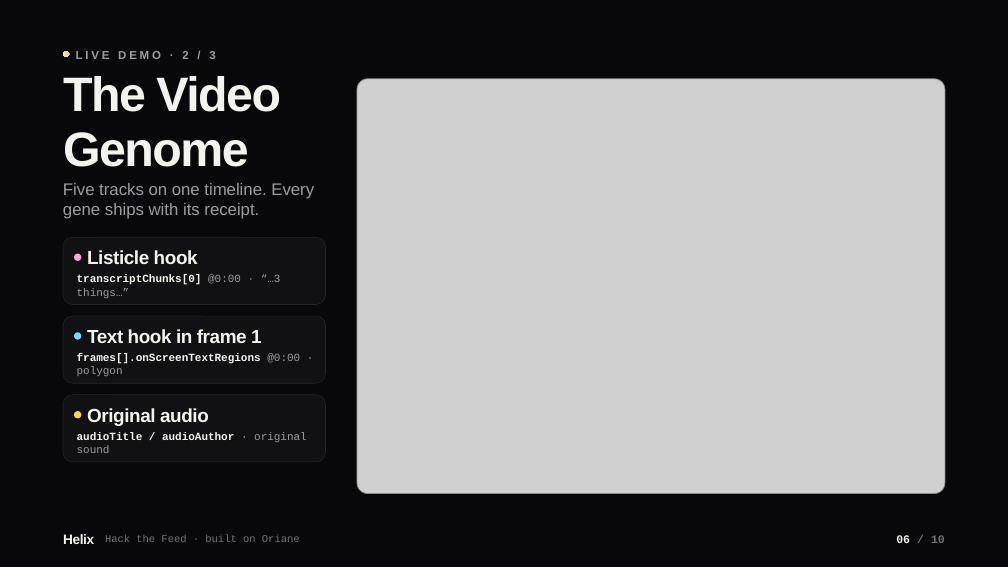
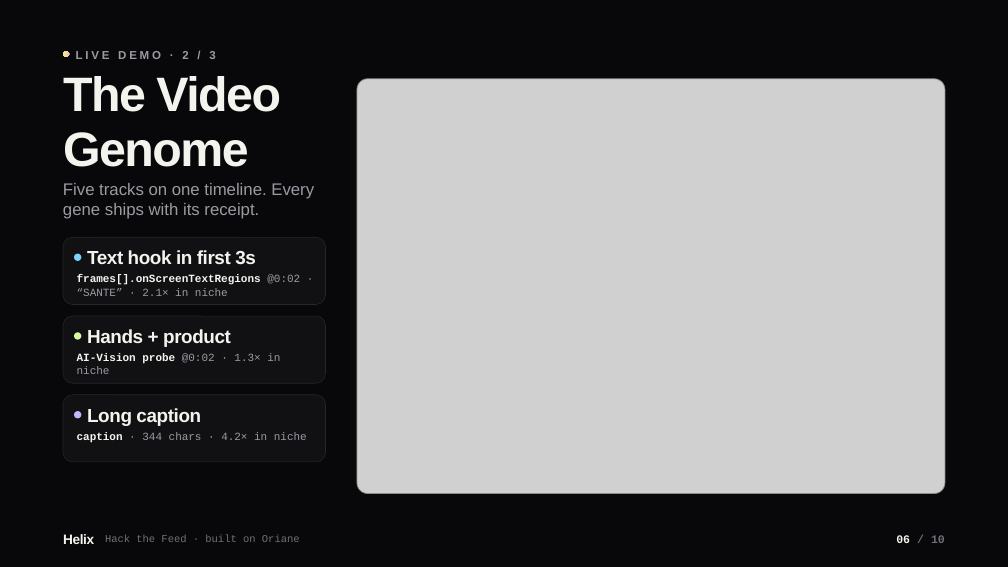
Before and after one commit to vnmoorthy/helix, a slide deck: slide 6 of deck/helix-deck.pptx. Drawn at 1008x567 pixels with LibreOffice and Linux fonts; fonts in the diff are those of the drawing; grey boxes stand for pictures; background and template pictures are left out. Boxes give left, top, right and bottom in pixels: in the first picture for what was removed or moved away, otherwise in the second. Text is boxed around its words. In the diff, an @@ line names an element or a change of style, - is before the commit and + after.

```diff
--- a/deck/helix-deck.pptx
+++ b/deck/helix-deck.pptx
@@ ellipse at box(74, 253, 82, 261): fill #F9A8D4 to #7DD3FC @@
@@ text at box(87, 250, 256, 265): text changed @@
-Listicle hook
+Text hook in first 3s
@@ text at box(77, 275, 300, 296): text changed @@
-transcriptChunks[0] @0:00 · “…3 things…”
+frames[].onScreenTextRegions @0:02 · “SANTE” · 2.1× in niche
@@ text at box(87, 329, 231, 347): text changed @@
-Text hook in frame 1
+Hands + product
@@ ellipse at box(74, 333, 82, 340): fill #7DD3FC to #D9F99D @@
@@ text at box(77, 354, 280, 374): text changed; text colour #F4F4EF to #9A9AA3; bold off @@
-frames[].onScreenTextRegions @0:00 · polygon
+AI-Vision probe @0:02 · 1.3× in niche
@@ ellipse at box(74, 411, 82, 419): fill #FCD34D to #C4B5FD @@
@@ text at box(87, 408, 201, 426): text changed @@
-Original audio
+Long caption
@@ text at box(77, 432, 307, 443): text changed; text colour #F4F4EF to #9A9AA3; bold off @@
-audioTitle / audioAuthor · original sound
+caption · 344 chars · 4.2× in niche
```
Also in this commit, not shown: 5 other slides changed, 2 other files.
